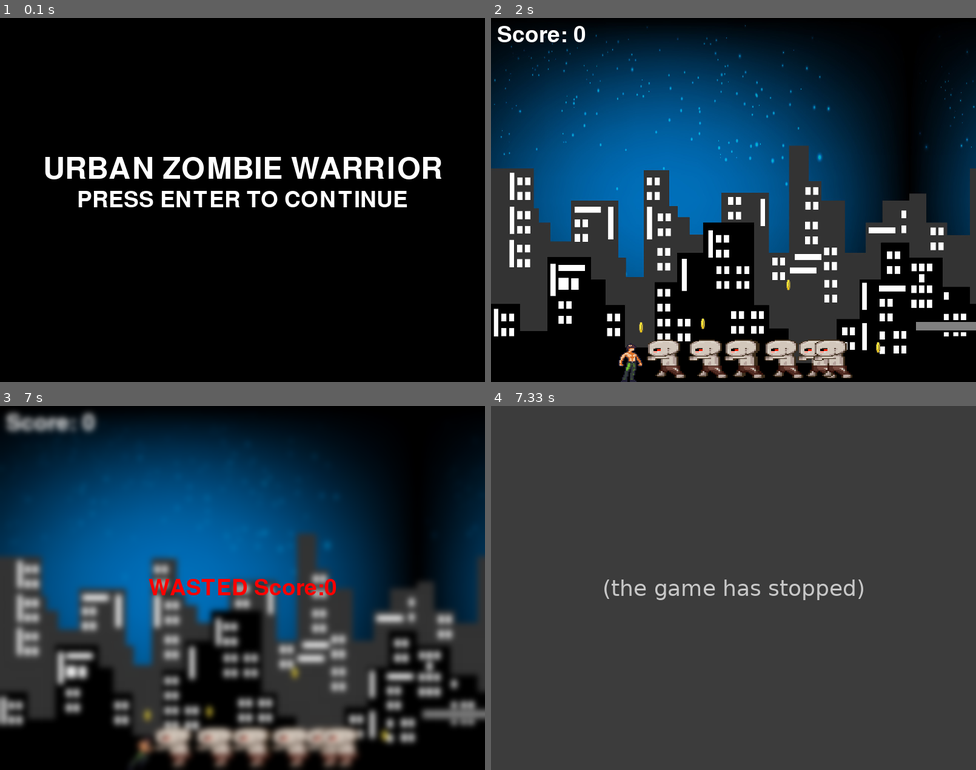
Above: before the commit, frames 1-4 (two rows, left to right).
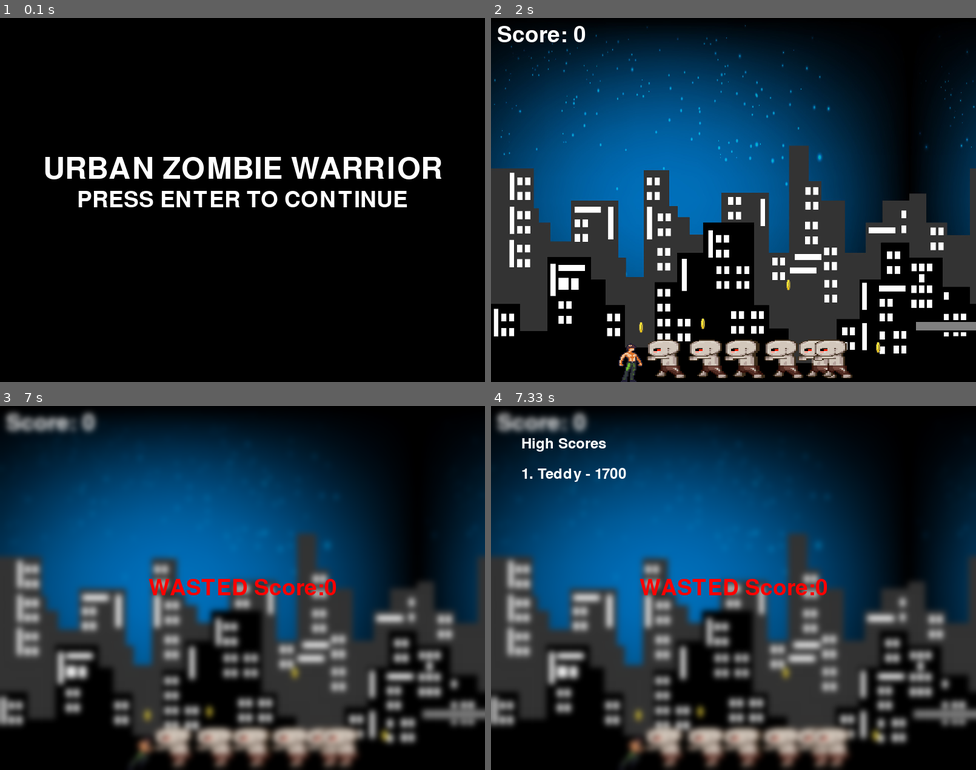
Above: after the commit, the same moments.

Repository: teddyvere/SuperPy.Game
Game: pygame game, started from main.py
The game is run twice, just before and just after one commit, with the same random seed, the same clock (stepped at 60 frames per second) and the same inputs.
Inputs:
- Up to frame 1 (0.1 s): no input
- Up to frame 2 (2 s): tap Enter at 0.33 s; hold D 0.67-1.13 s; hold W 1.22-1.52 s; hold D from 1.55 s (still down)
- Up to frame 3 (7 s): release D at 2.02 s
- Up to frame 4 (7.33 s): no input

Frames 1-3 are identical in both runs. In frame 4, 81% of the frame differs, in the area x 0-100%, y 0-100%.
Before the commit the program exited at 7.02 s; later frames show no game.

Commit message:
hight score display added

Diff:
--- a/Game/__init__.py
+++ b/Game/__init__.py
@@ -362,6 +362,8 @@
 
         self.display_highscores()
 
+        pygame.time.wait(5000)  # Display the highscores for 2 seconds
+
 
     def display_win_message(self):
         # Capture the screen
